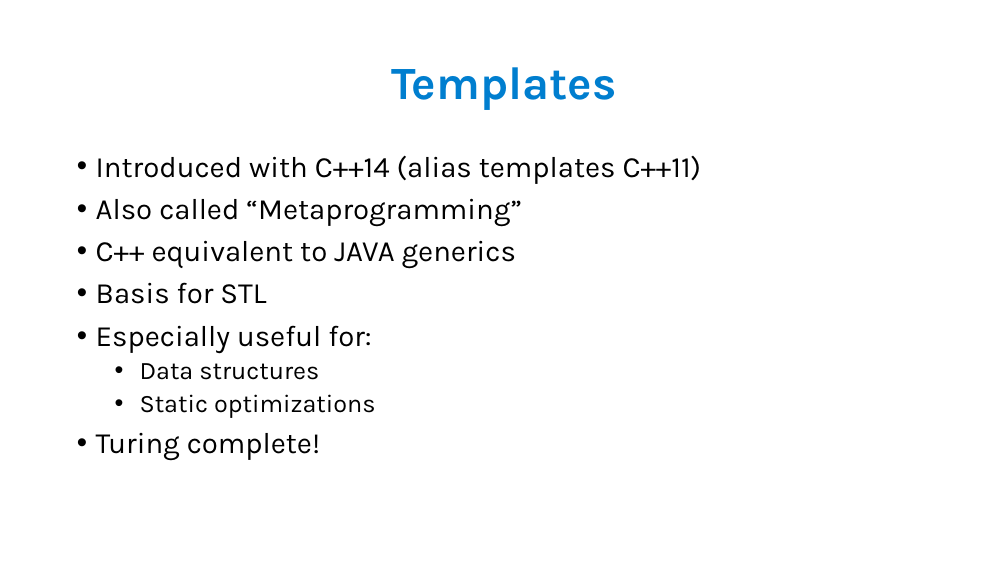
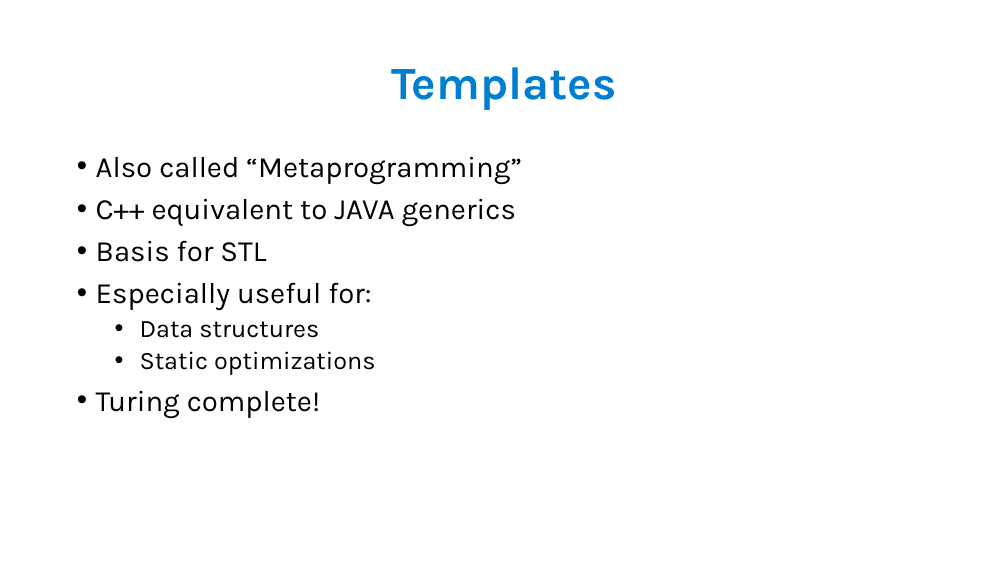
Before and after one commit to Konti08/E-Portfolio-specialties-of-cpp, a slide deck: slide 5 of Presentation/Presentation.pptx. Drawn at 1008x567 pixels with LibreOffice and Linux fonts; fonts in the diff are those of the drawing; background and template pictures are left out. Boxes give left, top, right and bottom in pixels: in the first picture for what was removed or moved away, otherwise in the second. Text is boxed around its words. In the diff, an @@ line names an element or a change of style, - is before the commit and + after.

```diff
--- a/Presentation/Presentation.pptx
+++ b/Presentation/Presentation.pptx
@@ text at (96,155,702,184): paragraph removed @@
-• Introduced with C++14 (alias templates C++11)
```
Also in this commit, not shown: 1 other slide changed.
